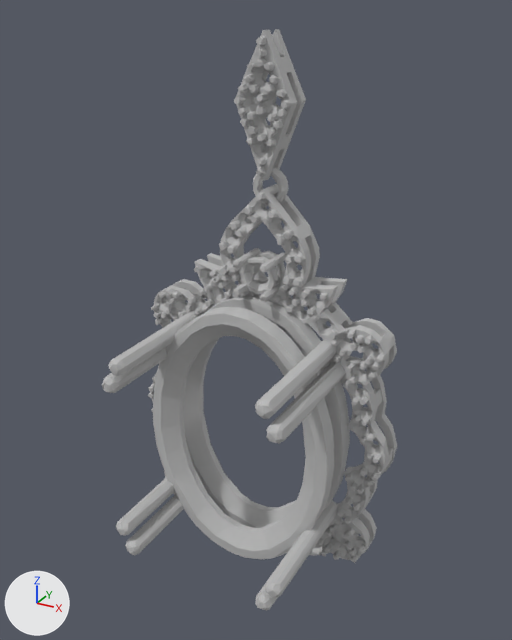
Before and after pictures for a commit that changed the glTF model public/daychuyen3.glb.
Camera for both pictures: a 50 mm camera at (22.7, -42.1, 21.5) aimed at (0.1, -1.1, 1.0). The axes (+X, +Y, +Z) are drawn at lower left. The lights are the same throughout. The older version comes first. Where no turn or scale is listed for an object, it has been applied to the vertices.

Objects in the first picture: 'Node'.
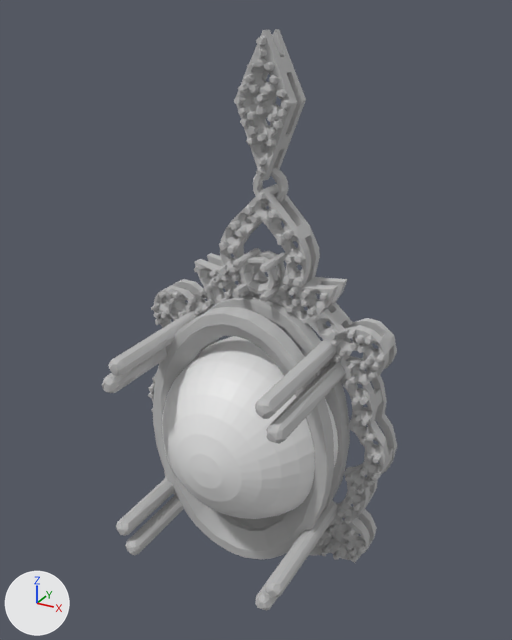
Where the change shows, as pixel boxes [x1, y1, x2, y2] in the pictures (512 x 640 px):
'Sphere', added
    after: [162, 336, 338, 519]

What the commit changed:
Mesh me_sphere_009 is new.
It is a UV sphere (32 segments, 16 rings, poles along z) spanning x -1.0..1.0, y -1.0..1.0, z -1.0..1.0.
Object 'Sphere' (ob_sphere) is new; it shows me_sphere_009.
Its location is (-0.17, -0.97, -7.9).
Its rotation in degrees is (90, 0, 180).
Its scale is (-7.02, -7.02, -7.02).
